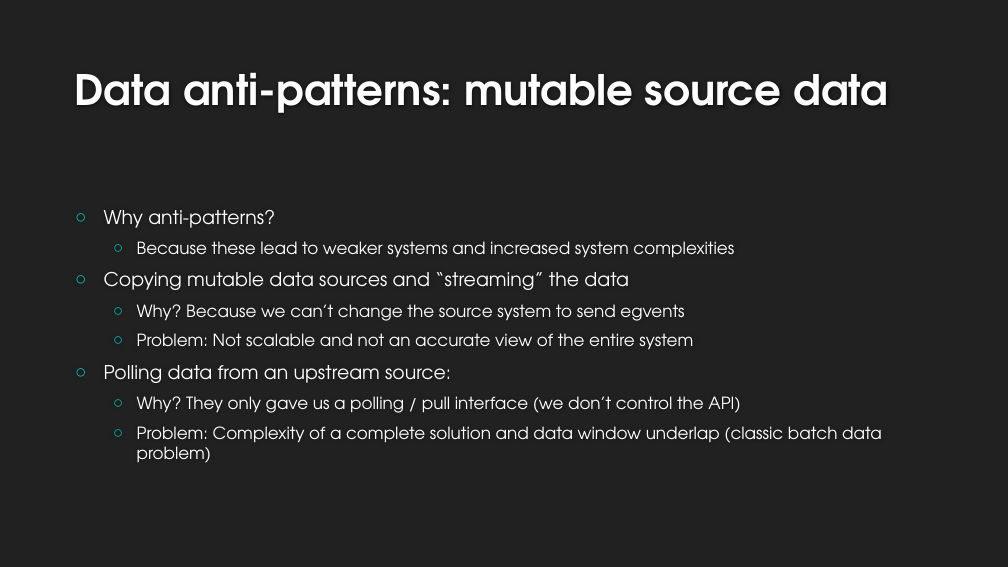
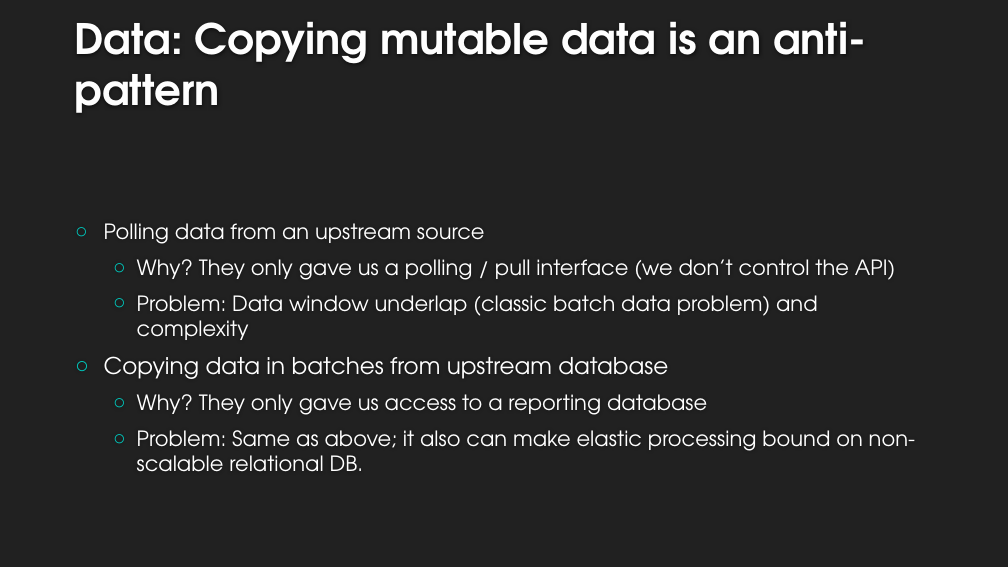
Before and after one commit to bwehrle/Presentations, a slide deck: slide 5 of Recommendations_for_data-processing_systems.pptx. Drawn at 1008x567 pixels with LibreOffice and Linux fonts; fonts in the diff are those of the drawing; background and template pictures are left out. Boxes give left, top, right and bottom in pixels: in the first picture for what was removed or moved away, otherwise in the second. Text is boxed around its words. In the diff, an @@ line names an element or a change of style, - is before the commit and + after.

Commit message:
Added examples and fixed formatting

```diff
--- a/Recommendations_for_data-processing_systems.pptx
+++ b/Recommendations_for_data-processing_systems.pptx
@@ title at (x1=75, y1=21, x2=866, y2=113): text changed @@
-Data anti-patterns: mutable source data
+Data: Copying mutable data is an anti-pattern
@@ text at (x1=104, y1=223, x2=485, y2=244): text changed; size 16 to 20 pt @@
-○ Why anti-patterns?
-  ○ Because these lead to weaker systems and increased system complexities
-○ Copying mutable data sources and “streaming” the data
-  ○ Why? Because we can’t change the source system to send egvents
-  ○ Problem: Not scalable and not an accurate view of the entire system
-○ Polling data from an upstream source:
+○ Polling data from an upstream source
@@ text at (x1=137, y1=259, x2=895, y2=280): size 16 to 20 pt in "Why? They only gave us a polling ..." @@
@@ text at (x1=104, y1=295, x2=915, y2=472): text changed; size 16 to 20 pt @@
-  ○ Problem: Complexity of a complete solution and data window underlap (classic batch data problem)
+  ○ Problem: Data window underlap (classic batch data problem) and complexity
+○ Copying data in batches from upstream database
+  ○ Why? They only gave us access to a reporting database
+  ○ Problem: Same as above; it also can make elastic processing bound on non-scalable relational DB.
```
Also in this commit, not shown: 11 other slides changed, 6 slides added, 1 slide removed.
